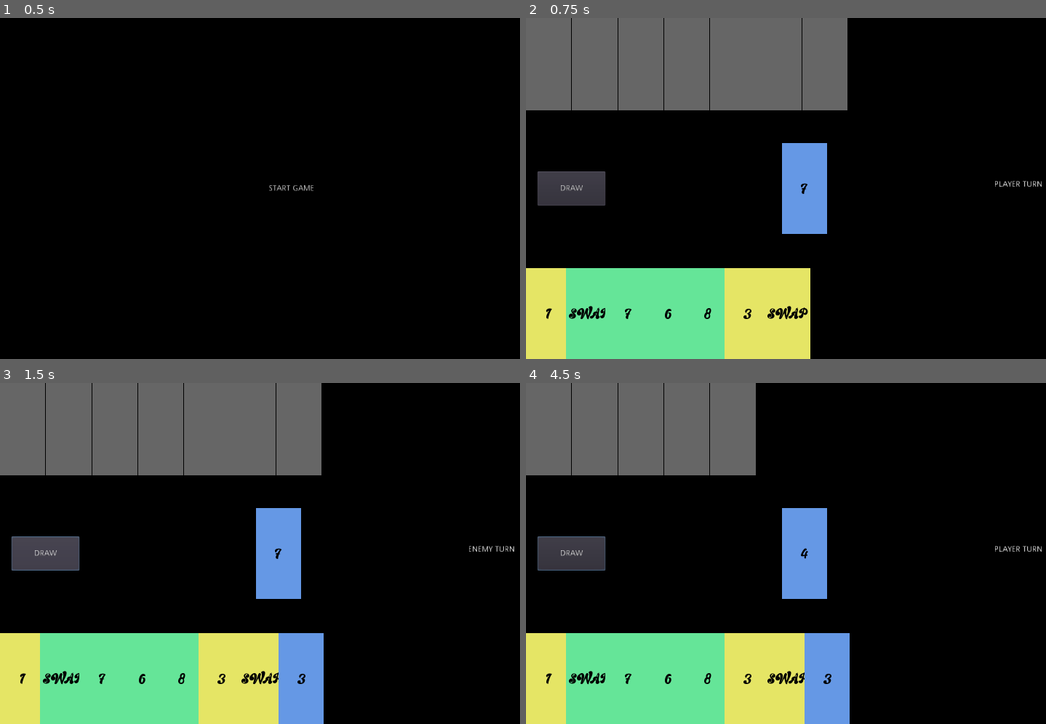
Above: before the commit, frames 1-4 (two rows, left to right).
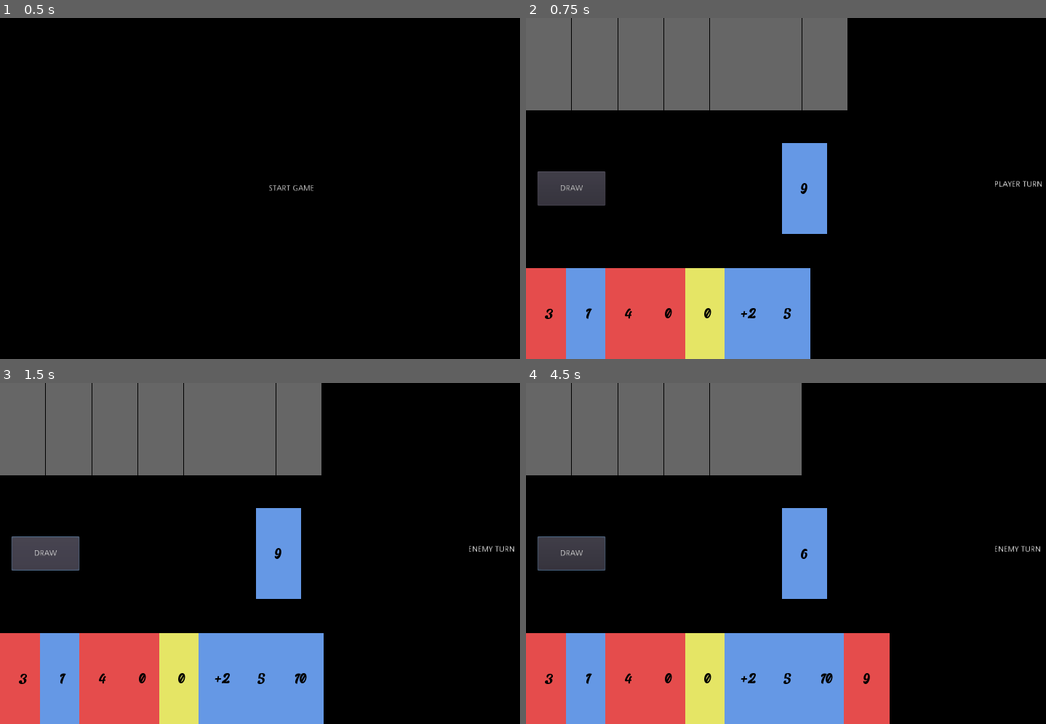
Above: after the commit, the same moments.

Repository: JoanGTSQ/godot_prueba
Game: Godot game, scene res://scenes/MainScene.tscn
Same seed, same stepped clock (60 frames per second), same inputs: the game is played once before the commit and once after it.
Inputs (mouse positions are in pixels of both pictures, inside the frame that each line leads up to):
- Up to frame 1 (0.5 s): no input
- Up to frame 2 (0.75 s): click "START GAME" at 0.5 s
- Up to frame 3 (1.5 s): click "DRAW" at 1.25 s
- Up to frame 4 (4.5 s): click "DRAW" at 2 s; click "DRAW" at 2.75 s; tap Enter (ui_accept) at 3.5, 3.77, 4.25 s; move the mouse to (947, 536) at 3.52 s; click (947, 536) at 3.67 s; move the mouse to (702, 570) at 4.27 s; click (702, 570) at 4.42 s

Frame 1 is identical in both runs. In frame 2, 15% of the frame differs, in the area x 0-55%, y 48-100%; in frame 3, 14%; in frame 4, 19%, in the area x 0-100%, y 0-100%.

Commit message:
Update DeckManager.gd

Diff:
--- a/scripts/DeckManager.gd
+++ b/scripts/DeckManager.gd
@@ -2,7 +2,7 @@
 
 
 # Array of possible card values.
-var values : Array = ["1", "2", "3", "4", "5", "6", "7", "8", "9", "10"]
+var values : Array = ["0", "1", "2", "3", "4", "5", "6", "7", "8", "9", "10"]
 
 # Array of possible card colors.
 var colors : Array = [Color(0.9, 0.3, 0.3), Color(0.4, 0.6, 0.9), Color(0.4, 0.9, 0.6), Color(0.9, 0.9, 0.4)]
@@ -107,8 +107,11 @@
 
 # Deals the initial card to the discard pile and handles special cases.
 func _deal_initial_card() -> void:
-	var initial_card : Card = draw()
+	var initial_card: Card = draw()
 	discard_card(initial_card)
-	if initial_card.get_value() == "+2":
-		var new_card : Card = draw()
-		discard_card(new_card)
+
+	# Loop until the drawn card is not special
+	while initial_card.is_special_card():
+		print("Special card drawn, drawing again...")
+		initial_card = draw()
+		discard_card(initial_card)
